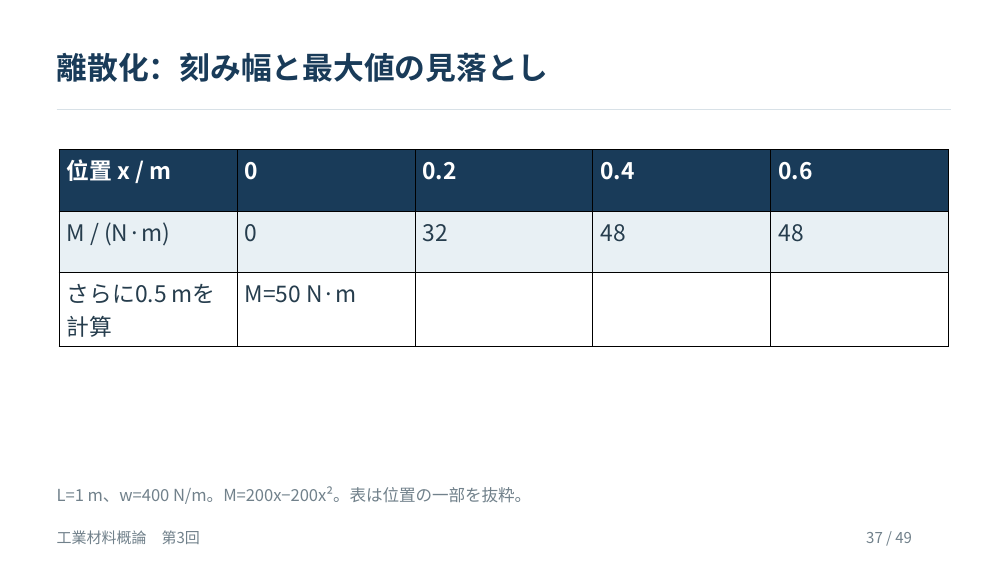
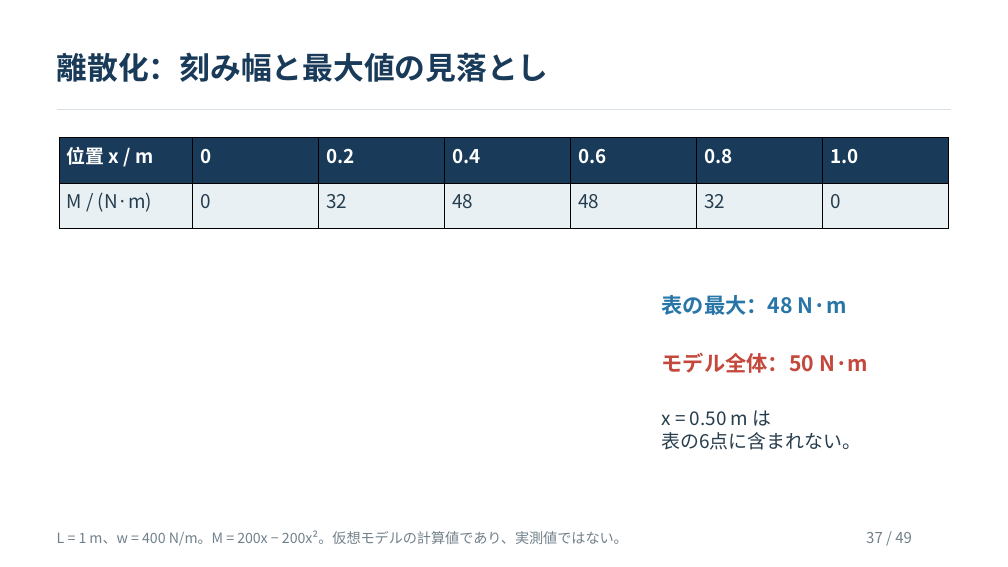
Before and after one commit to zooc-14calbp/industrial-materials-course, a slide deck: slide 37 of 学生用/第03回/03_授業スライド.pptx. Drawn at 1008x567 pixels with LibreOffice and Linux fonts; fonts in the diff are those of the drawing. Boxes give left, top, right and bottom in pixels: in the first picture for what was removed or moved away, otherwise in the second. Text is boxed around its words. In the diff, an @@ line names an element or a change of style, - is before the commit and + after.

```diff
--- a/学生用/第03回/03_授業スライド.pptx
+++ b/学生用/第03回/03_授業スライド.pptx
@@ table at [59, 138, 951, 228] @@
-位置 x / m | 0 | 0.2 | 0.4 | 0.6
-M / (N·m) | 0 | 32 | 48 | 48
-さらに0.5 mを計算 | M=50 N·m |  |  | 
+位置 x / m | 0 | 0.2 | 0.4 | 0.6 | 0.8 | 1.0
+M / (N·m) | 0 | 32 | 48 | 48 | 32 | 0
@@ table: place and size @@
-table at [59, 150, 948, 334]
+table at [59, 138, 951, 228]
@@ text added at [661, 295, 847, 315], 20.2 pt, text #2876A8, bold @@
+表の最大：48 N·m
@@ text added at [661, 353, 868, 373], 20.2 pt, text #C4483C, bold @@
+モデル全体：50 N·m
@@ text added at [661, 410, 860, 450], 18 pt, text #263D4D @@
+x = 0.50 m は
+表の6点に含まれない。
@@ text at [57, 530, 628, 546]: text changed; size 15.8 to 13.5 pt @@
-L=1 m、w=400 N/m。M=200x−200x²。表は位置の一部を抜粋。
+L = 1 m、w = 400 N/m。M = 200x − 200x²。仮想モデルの計算値であり、実測値ではない。
@@ text removed at [57, 530, 200, 544] @@
-工業材料概論 第3回
```
Also in this commit, not shown: 11 other slides changed, 8 other files.
